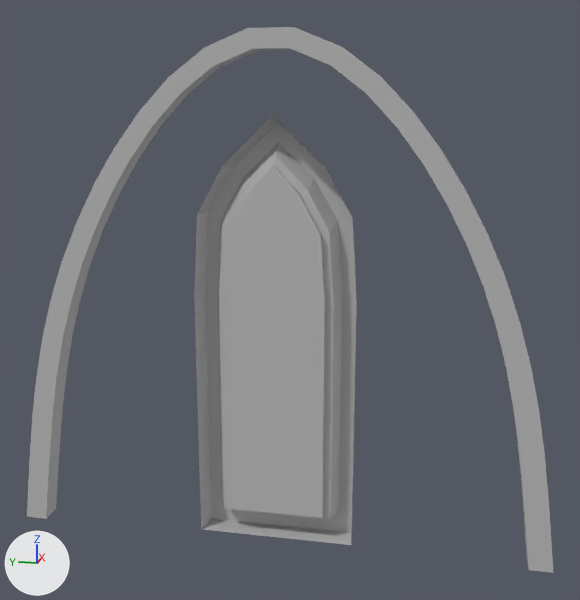
An edit to the FBX model RavenHill/Assets/3dModel/TileSetA/Mesh_Decor_Window_a01.fbx, drawn before and after from the same camera.
The view is the same before and after, from a camera (50 mm lens) standing at (-0.431, -0.071, 0.191) and looking at (-0.106, -0.006, 0.11). Arrows for +X, +Y and +Z are at lower left; the lights stay in place. Where no turn or scale is listed for an object, it has been applied to the vertices.

Names of what the first picture shows: 'Wall_Decor_Window_a01'.
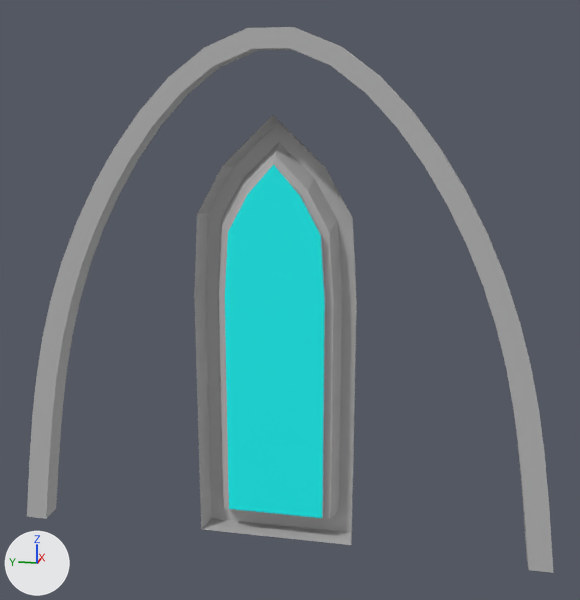
Location of each change, (x1, y1, x2, y2) in pixels of the pictures (580 x 600 px):
part 1 of me_mesh, recoloured (grey to cyan)
    both: (225, 165, 325, 518)

Edits to the bpy script that builds the scene:
```text
Add mat_windows01:
    mat_windows01 = principled_material('Windows01')
    mat_windows01.base_color = (0.0, 1.0, 0.989)  # cyan #00fffe
    mat_windows01.roughness = 0.749
Change me_mesh:
    where me_mesh.from_pydata(...)  # 247 vertices, 231 faces; spans x -0.115..-0.099, y -0.12..0.12, z 0.0..0.219
    used by ob_wall_decor_window_a01; location = (0.0, 0.0, 0.0)
    me_mesh part 1: all 28 faces centred in x -0.11, y -0.016..0.015, z 0.016..0.154 switch from mat_lambert1 (grey #bcbcbc) to mat_windows01 (cyan #00fffe)
```
